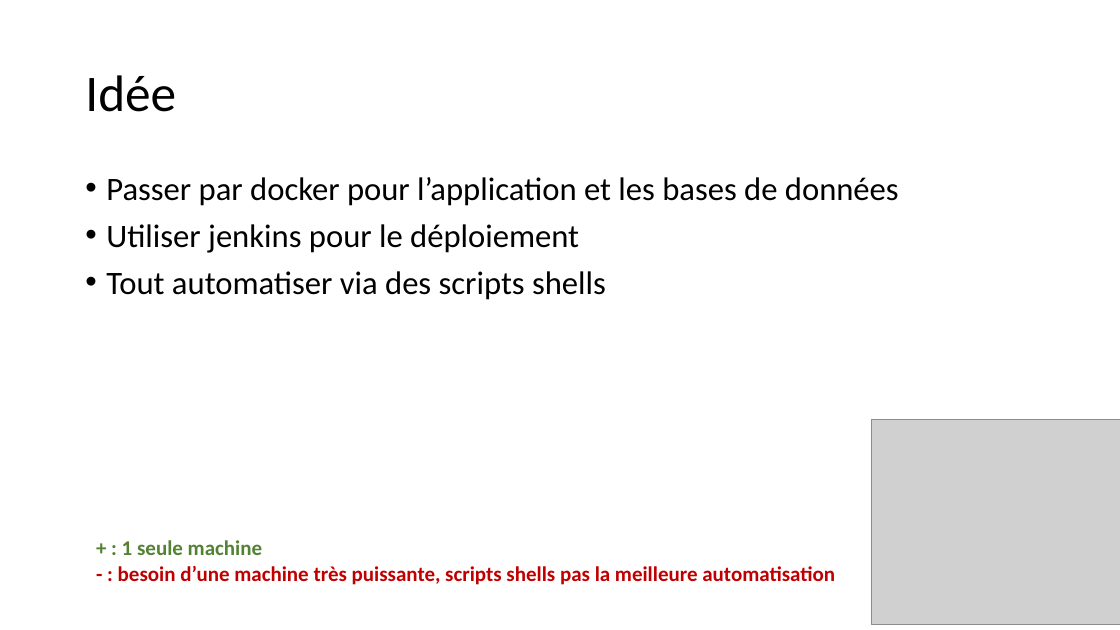
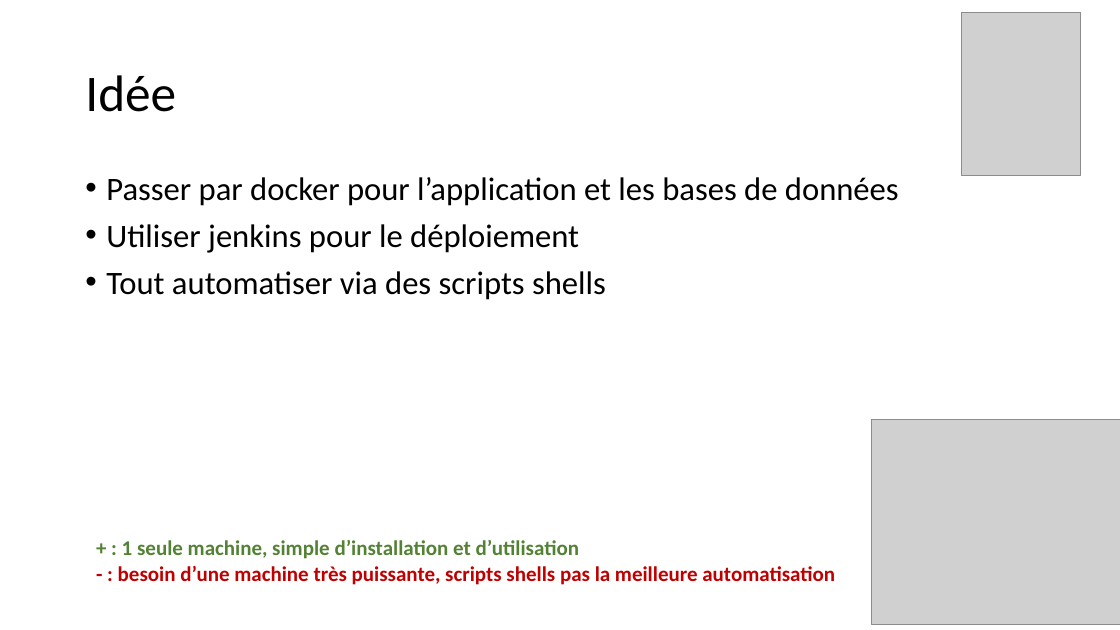
Before and after one commit to AlexaBou/project-history, a slide deck: slide 3 of Projet final.pptx (slide 2 before the commit). Drawn at 1120x630 pixels with LibreOffice and Linux fonts; fonts in the diff are those of the drawing; grey boxes stand for pictures. Boxes give left, top, right and bottom in pixels: in the first picture for what was removed or moved away, otherwise in the second. Text is boxed around its words. In the diff, an @@ line names an element or a change of style, - is before the commit and + after.

```diff
--- a/Projet final.pptx
+++ b/Projet final.pptx
@@ picture added at (962,13,1081,176) @@
@@ text at (122,540,579,559): text changed @@
-+ : 1 seule machine
++ : 1 seule machine, simple d’installation et d’utilisation
```
Also in this commit, not shown: 3 other slides changed, 7 slides added.
